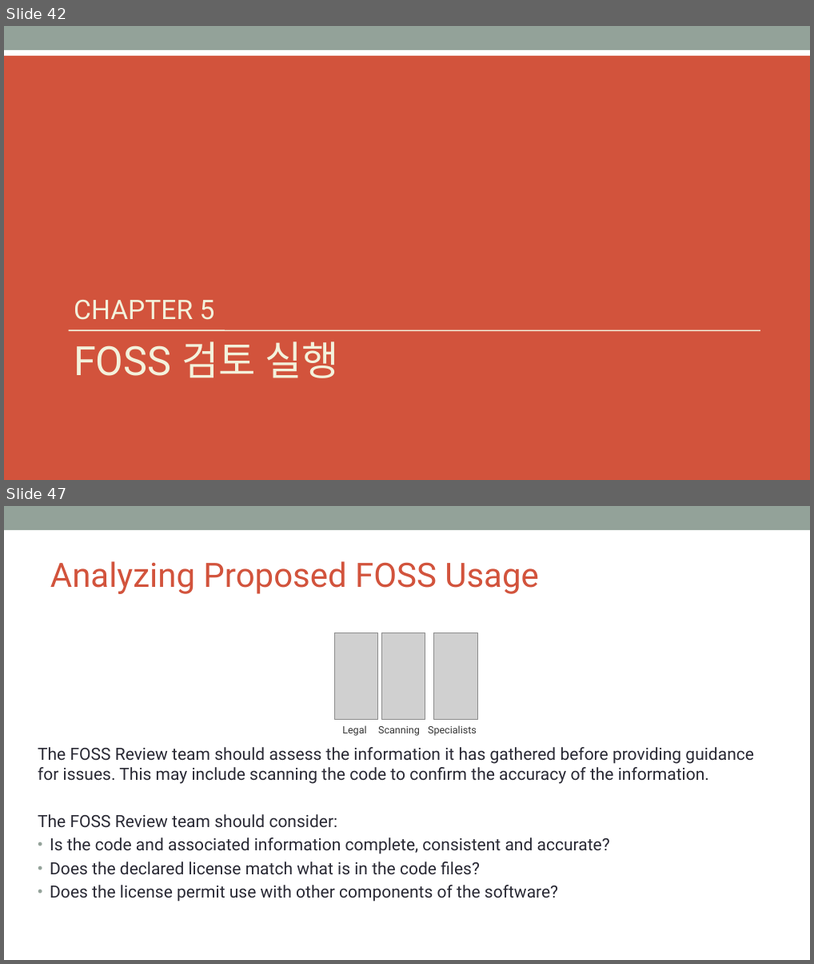
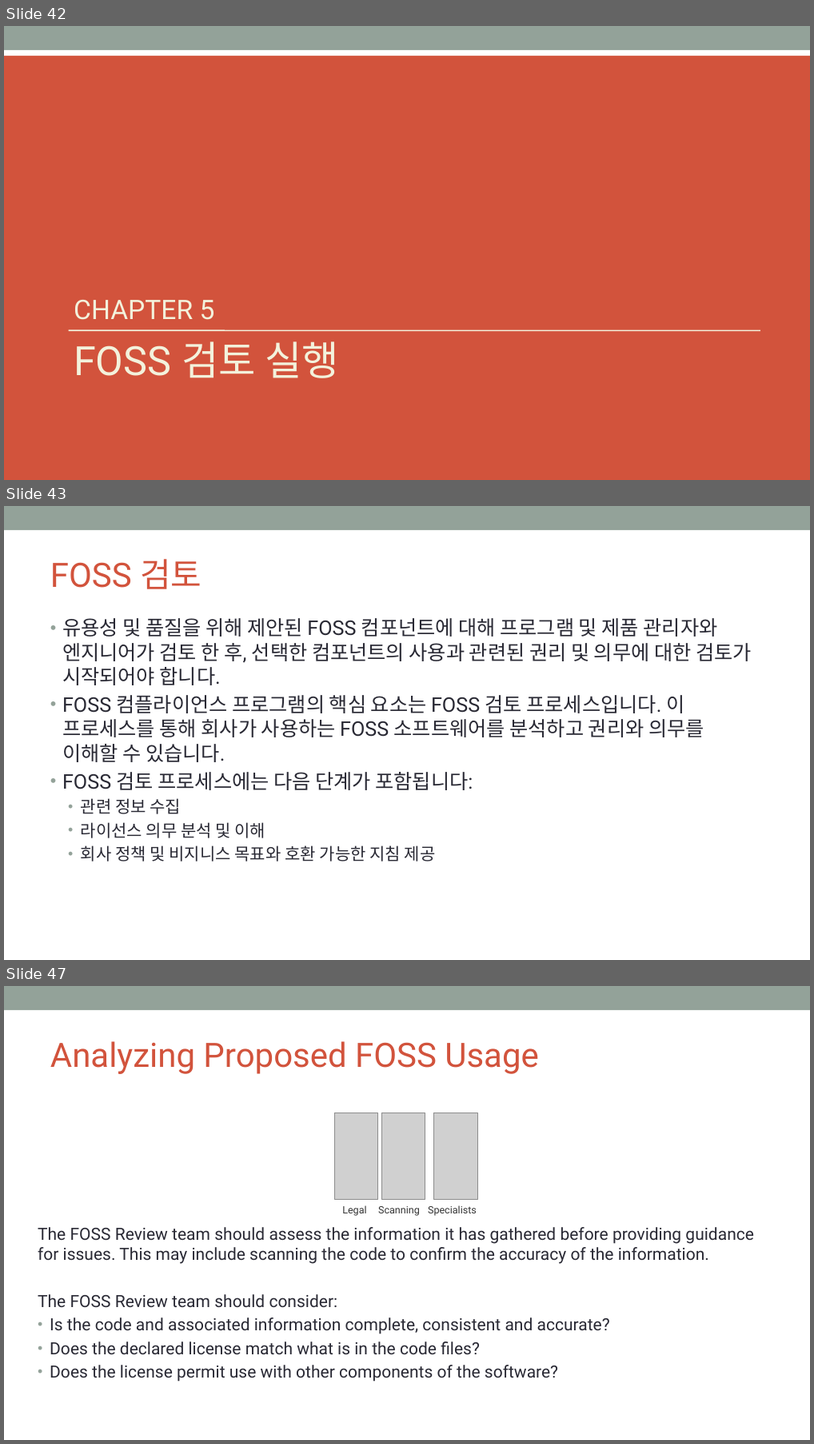
Before and after one commit to OpenChain-KWG/Curriculum-Translation-KR, a slide deck: target/slides/openchain-curriculum-for-1-1.pptx. Shown one above the other, each under a label of ours: slides 42 and 47 before the commit, slides 42, 43 and 47 after it; the slides between them are not shown. The pictures are 814x964 and 814x1444 pixels, drawn with LibreOffice and Linux fonts; fonts in the diff are those of the drawing; grey boxes stand for pictures; background and template pictures are left out. Boxes give left, top, right and bottom in pixels: in the first picture for what was removed or moved away, otherwise in the second. Text is boxed around its words. In the diff, an @@ line names an element or a change of style, - is before the commit and + after.

```diff
--- a/target/slides/openchain-curriculum-for-1-1.pptx
+++ b/target/slides/openchain-curriculum-for-1-1.pptx
@@ slide 43 added at box(4, 506, 810, 960), background #FFFFFF; not listed: 1 template element that a slide beside it also shows @@
@@ title added at box(50, 559, 202, 589), 40 pt, text #D2533C @@
+FOSS 검토
@@ text added at box(62, 618, 752, 861), 24 pt, text #292934 @@
+• 유용성 및 품질을 위해 제안된 FOSS 컴포넌트에 대해 프로그램 및 제품 관리자와 엔지니어가 검토 한 후, 선택한 컴포넌트의 사용과 관련된 권리 및 의무에 대한 검토가 시작되어야 합니다.
+• FOSS 컴플라이언스 프로그램의 핵심 요소는 FOSS 검토 프로세스입니다. 이 프로세스를 통해 회사가 사용하는 FOSS 소프트웨어를 분석하고 권리와 의무를 이해할 수 있습니다.
+• FOSS 검토 프로세스에는 다음 단계가 포함됩니다:
+  • 관련 정보 수집
+  • 라이선스 의무 분석 및 이해
+  • 회사 정책 및 비지니스 목표와 호환 가능한 지침 제공
```
Also in this commit, not shown: 4 slides changed, 2 other slides added, 3 slides removed, 10 other files.
